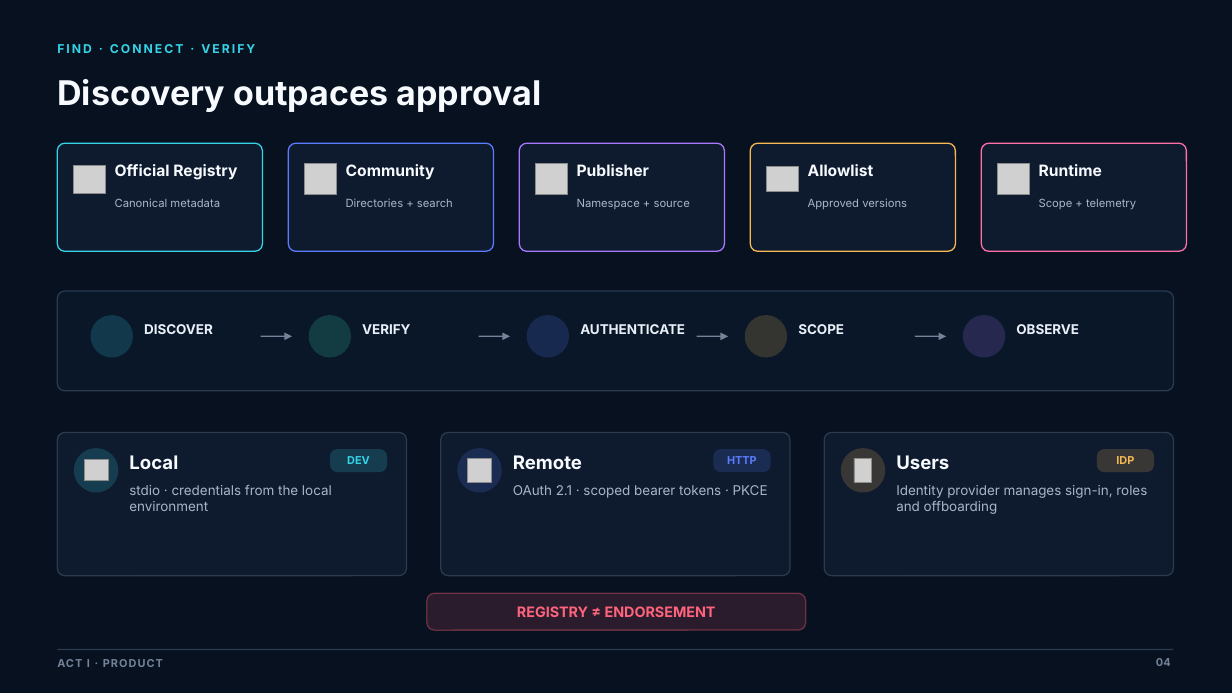
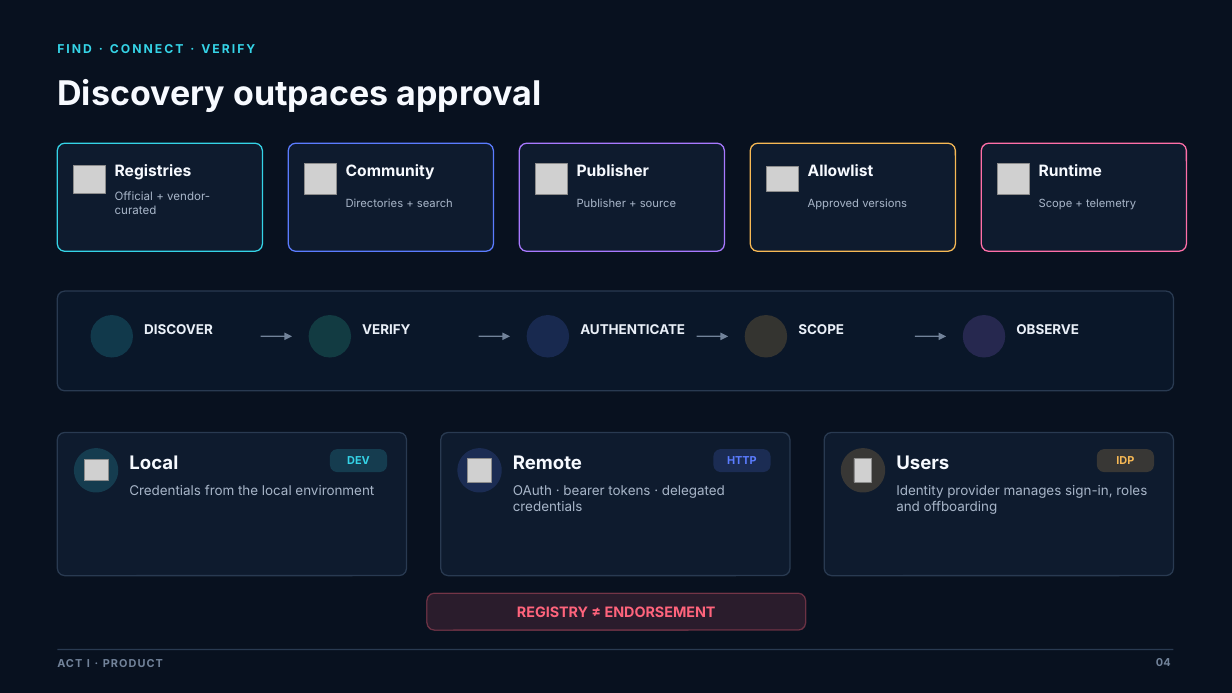
Before and after one commit to kolygri/kolygri.github.io, a slide deck: slide 4 of presentations/Beyond_the_Demo_Trusted_AI_Agents_MCP_AI_Expo_2026.pptx. Drawn at 1232x693 pixels with LibreOffice and Linux fonts; fonts in the diff are those of the drawing; grey boxes stand for pictures; background and template pictures are left out. Boxes give left, top, right and bottom in pixels: in the first picture for what was removed or moved away, otherwise in the second. Text is boxed around its words. In the diff, an @@ line names an element or a change of style, - is before the commit and + after.

```diff
--- a/presentations/Beyond_the_Demo_Trusted_AI_Agents_MCP_AI_Expo_2026.pptx
+++ b/presentations/Beyond_the_Demo_Trusted_AI_Agents_MCP_AI_Expo_2026.pptx
@@ text at [115, 164, 192, 180]: text changed @@
-Official Registry
+Registries
@@ text at [115, 191, 210, 214]: text changed; size 8.8 to 9 pt @@
-Canonical metadata
+Official + vendor-curated
@@ text at [577, 199, 676, 207]: text changed @@
-Namespace + source
+Publisher + source
@@ text at [129, 485, 374, 495]: text changed @@
-stdio · credentials from the local environment
+Credentials from the local environment
@@ text at [513, 485, 725, 511]: text changed @@
-OAuth 2.1 · scoped bearer tokens · PKCE
+OAuth · bearer tokens · delegated credentials
```
Also in this commit, not shown: 10 other slides changed, 1 other file.
